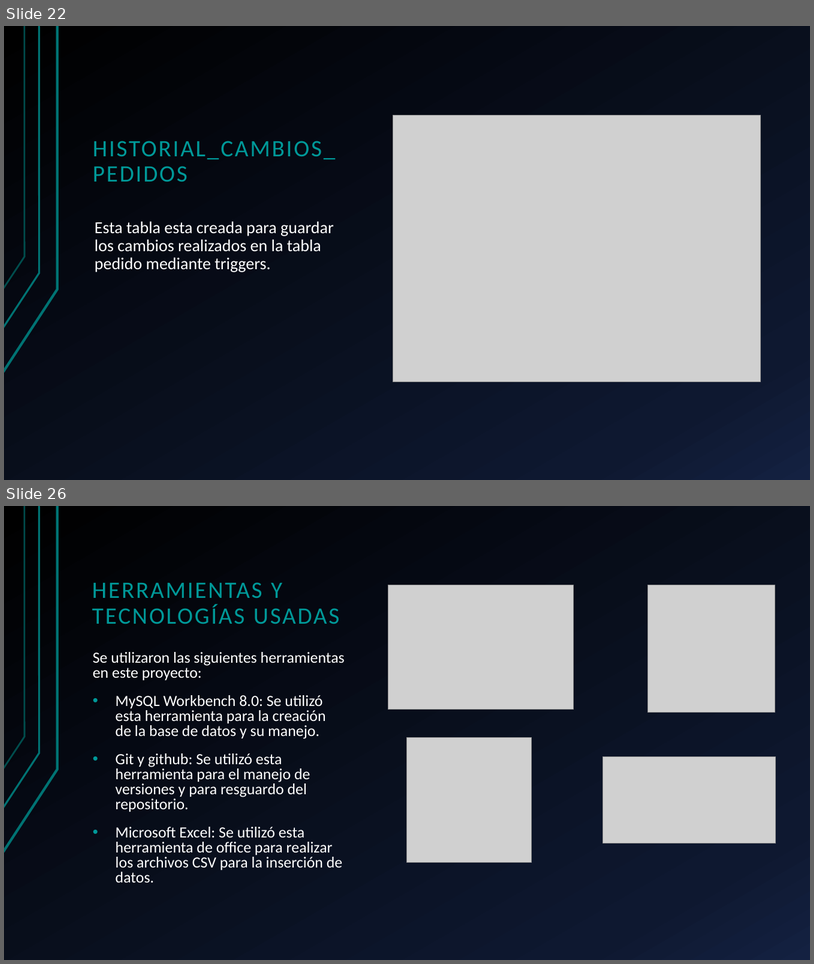
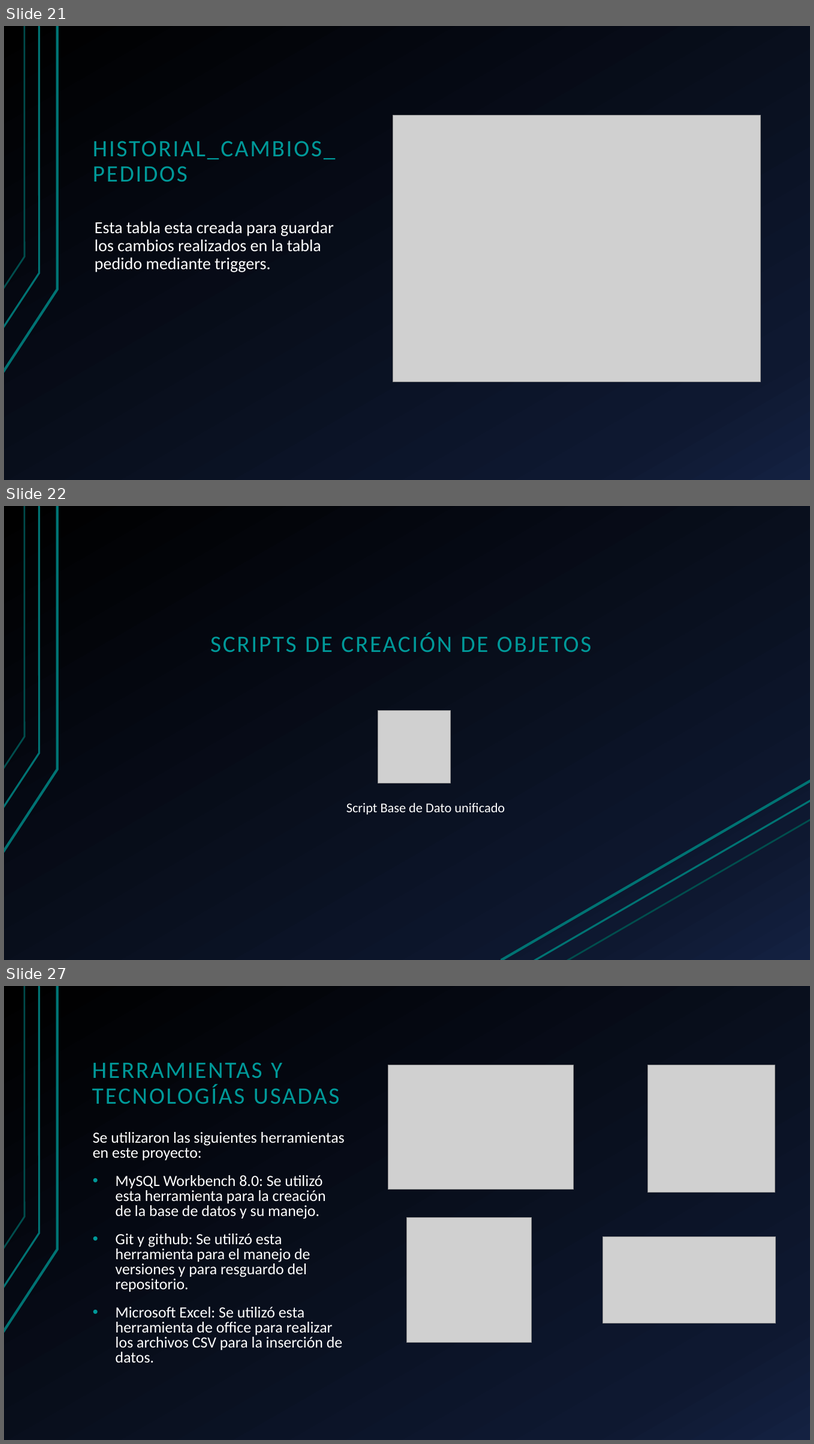
Before and after one commit to hferrer08/BDEcommerce, a slide deck: EcommerceVideojuegos+HubertFerrer.pptx. Shown one above the other, each under a label of ours: slides 22 and 26 before the commit, slides 21, 22 and 27 after it; the slides between them are not shown. The pictures are 814x964 and 814x1444 pixels, drawn with LibreOffice and Linux fonts; fonts in the diff are those of the drawing; grey boxes stand for pictures. Boxes give left, top, right and bottom in pixels: in the first picture for what was removed or moved away, otherwise in the second. Text is boxed around its words. In the diff, an @@ line names an element or a change of style, - is before the commit and + after.

Commit message:
Se agregan los scripts de creación de objetos y script de inserción de datos a la presentación

```diff
--- a/EcommerceVideojuegos+HubertFerrer.pptx
+++ b/EcommerceVideojuegos+HubertFerrer.pptx
@@ slide 22 added at (4, 506, 810, 960), background gradient #000000 to #0F1931 to #142242; not listed: 3 template elements that a slide beside it also shows @@
@@ text added at (210, 633, 591, 652), 28 pt, text #009999 @@
+SCRIPTS DE CREACIÓN DE OBJETOS
@@ picture added at (378, 710, 451, 783) @@
@@ line added from (501, 960) to (810, 780), #007373 3 pt @@
@@ text added at (347, 802, 505, 814), 16 pt, text #FFFFFF @@
+Script Base de Dato unificado
@@ line added from (533, 960) to (810, 800), #007373 2.25 pt @@
@@ line added from (567, 960) to (810, 819), #007373 2 pt @@
@@ what was slide 22 is now slide 21 @@
@@ what was slide 26 is now slide 27 @@
```
Also in this commit, not shown: 4 slides changed, 1 other slide added, 1 slide removed, 2 other files.
